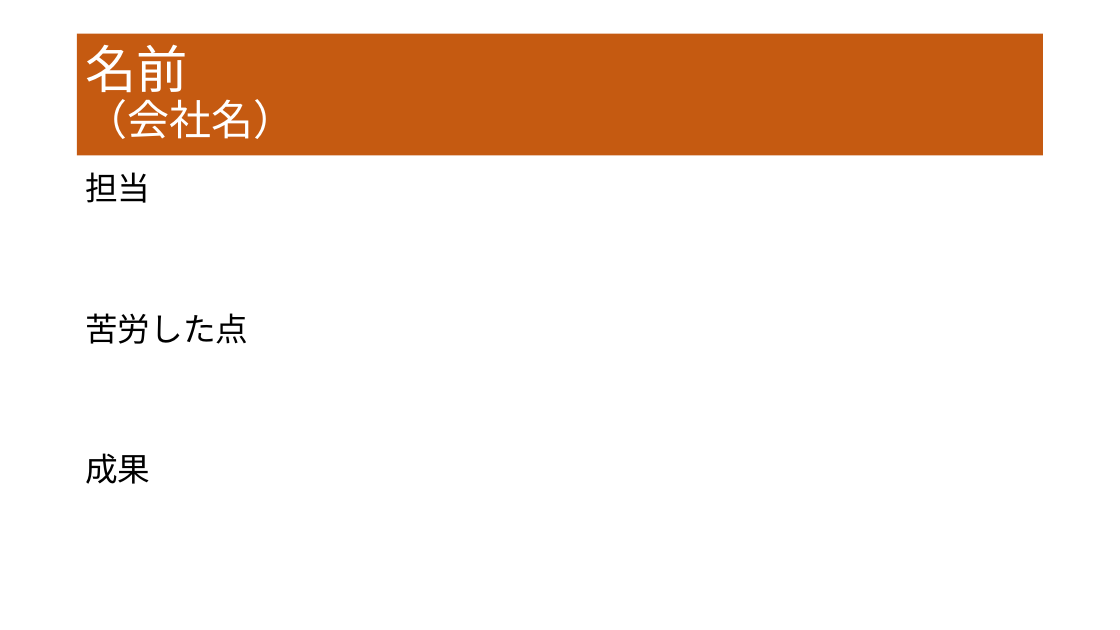
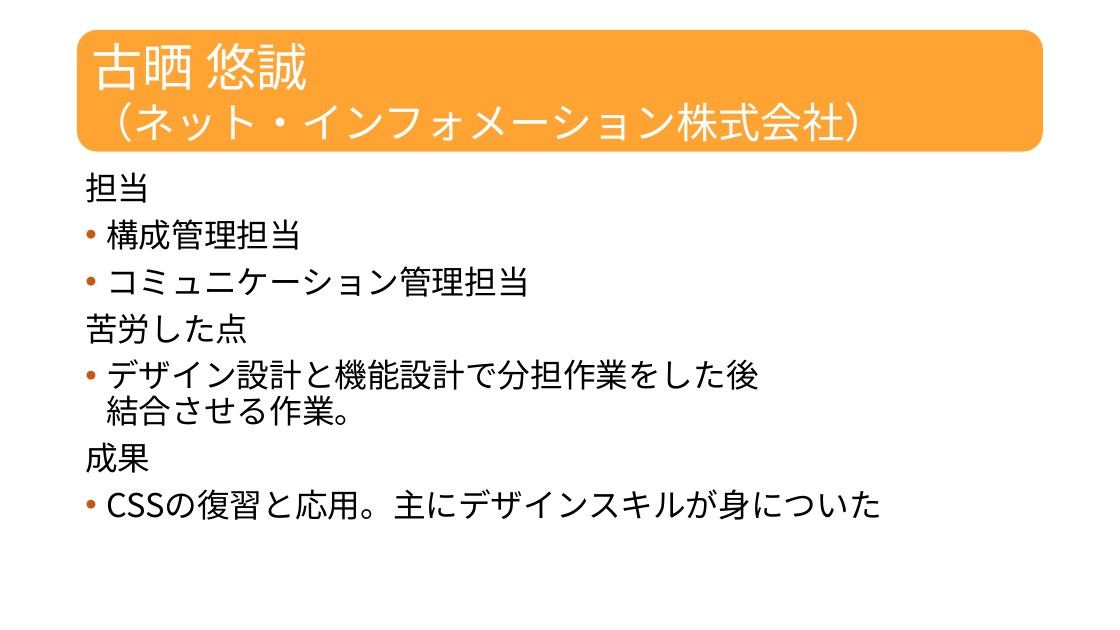
Before and after one commit to dojo2022/F-3, a slide deck: slide 20 of doc/プレゼン資料_F3_なかおっち.pptx (slide 22 before the commit). Drawn at 1120x630 pixels with LibreOffice and Linux fonts; fonts in the diff are those of the drawing. Boxes give left, top, right and bottom in pixels: in the first picture for what was removed or moved away, otherwise in the second. Text is boxed around its words. In the diff, an @@ line names an element or a change of style, - is before the commit and + after.

```diff
--- a/doc/プレゼン資料_F3_なかおっち.pptx
+++ b/doc/プレゼン資料_F3_なかおっち.pptx
@@ rounded rectangle "古晒 悠誠": place and size @@
-rounded rectangle "古晒 悠誠" at (77,34,1044,155)
+rounded rectangle "古晒 悠誠" at (77,30,1044,152)
@@ rounded rectangle "古晒 悠誠" at (77,30,1044,152): title to rounded rectangle; fill #C55A11 to #FFA333 @@
@@ text in rounded rectangle at (91,43,887,142): text changed @@
-名前
-（会社名）
+古晒 悠誠
+（ネット・インフォメーション株式会社）
@@ text at (106,219,529,297): paragraphs added @@
+• 構成管理担当
+• コミュニケーション管理担当
@@ text at (106,359,758,426): paragraph added @@
+• デザイン設計と機能設計で分担作業をした後
+  結合させる作業。
@@ text at (106,489,881,520): paragraph added @@
+• CSSの復習と応用。主にデザインスキルが身についた
```
Also in this commit, not shown: 7 other slides changed, 2 slides added, 3 slides removed.
